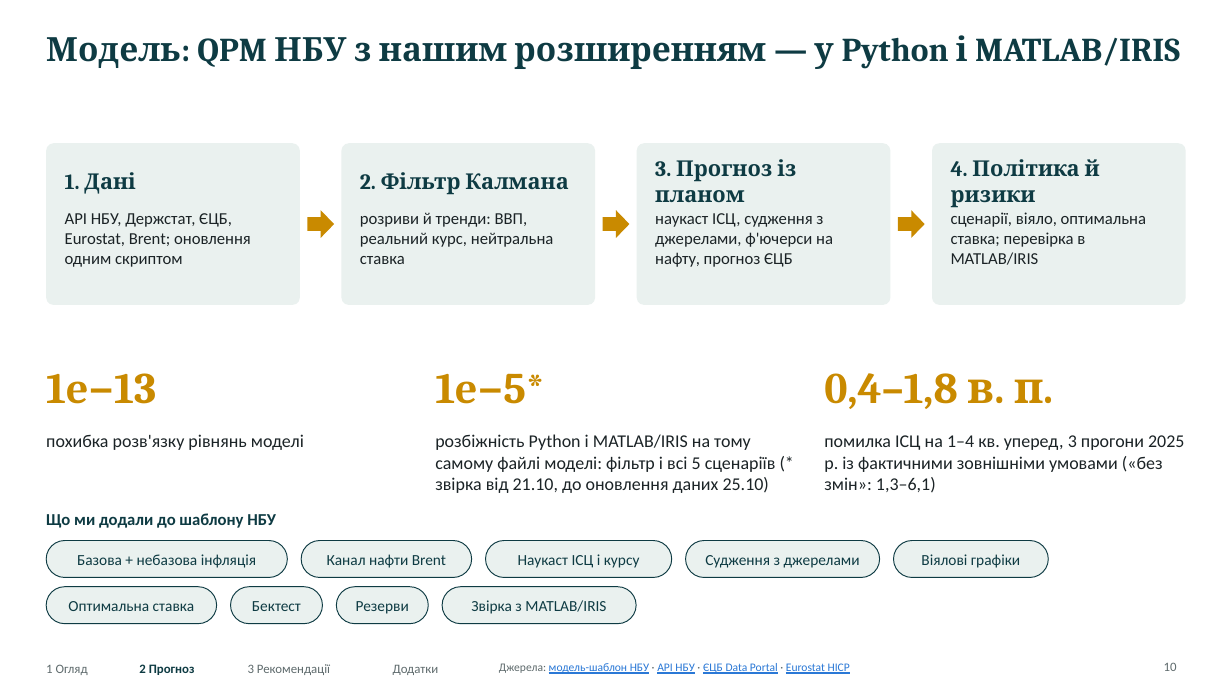
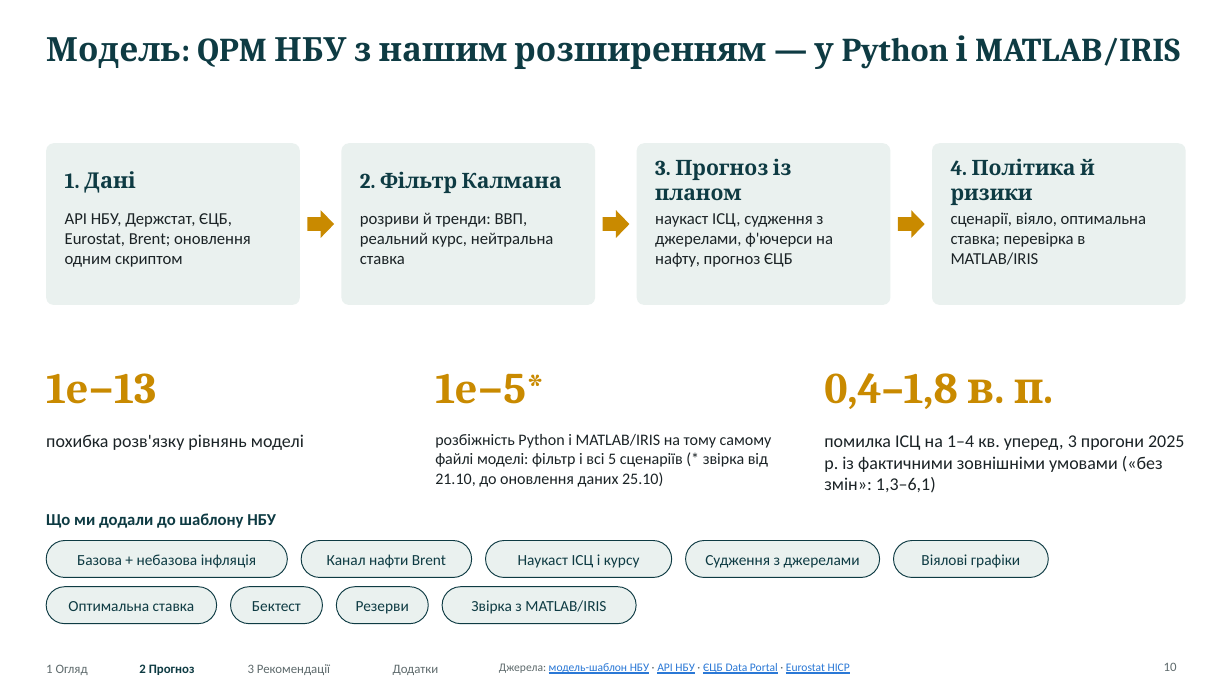
Before and after one commit to caplitt/nbu-challenge-2026, a slide deck: slide 10 of presentation/NBU_University_Challenge_2026.pptx. Drawn at 1232x693 pixels with LibreOffice and Linux fonts; fonts in the diff are those of the drawing. Boxes give left, top, right and bottom in pixels: in the first picture for what was removed or moved away, otherwise in the second. Text is boxed around its words. In the diff, an @@ line names an element or a change of style, - is before the commit and + after.

```diff
--- a/presentation/NBU_University_Challenge_2026.pptx
+++ b/presentation/NBU_University_Challenge_2026.pptx
@@ size 17 to 16.5 pt in 3 elements at [360,171,562,193], [655,158,792,200], [951,158,1095,205] @@
@@ text "розбіжність Python і MATLAB/IRIS на ..." at [435,434,772,487]: size 14 to 12.5 pt @@
```
Also in this commit, not shown: 22 other slides changed, 34 other files.
